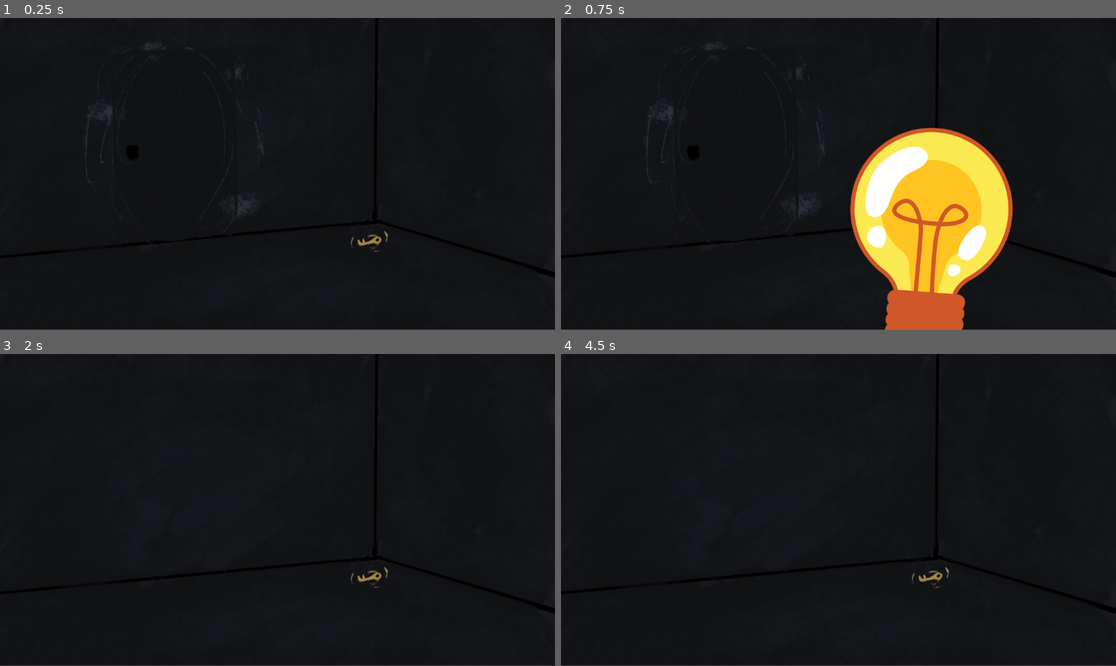
Above: before the commit, frames 1-4 (two rows, left to right).
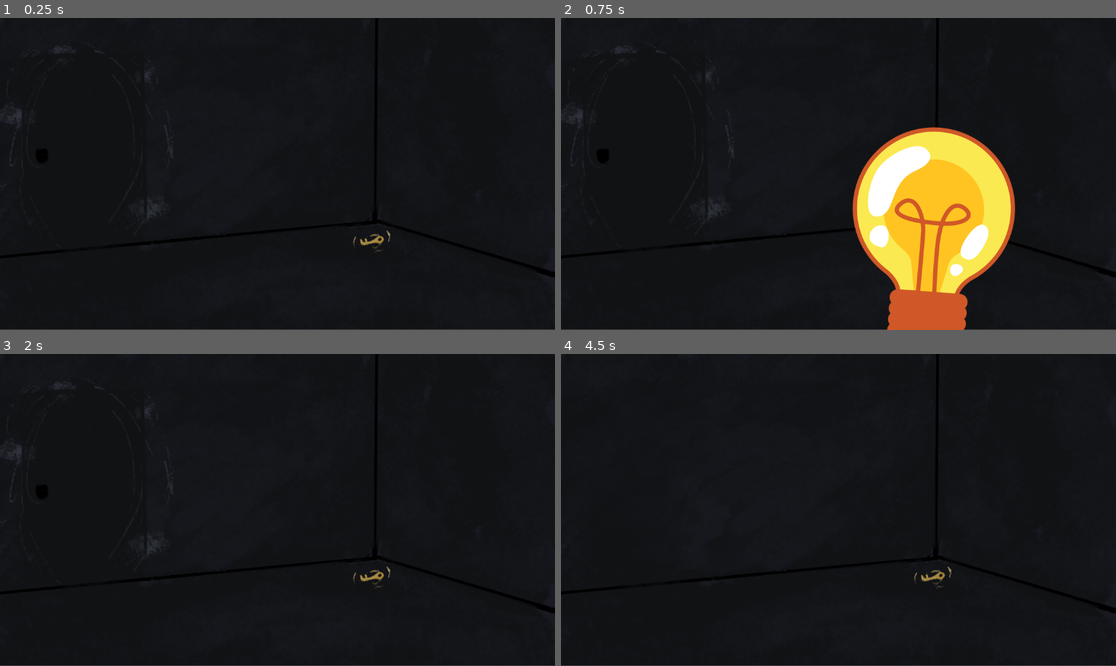
Above: after the commit, the same moments.

Repository: Harmornic/Projectgame-2D
Game: Godot game, scene res://firstroom.tscn
Two runs of this game, one before a commit and one after it. Both use one fixed random seed, a clock stepped at 60 frames per second and the inputs below.
Inputs (mouse positions are in pixels of both pictures, inside the frame that each line leads up to):
- Up to frame 1 (0.25 s): no input
- Up to frame 2 (0.75 s): tap Enter at 0.5 s; move the mouse to (932, 239) at 0.52 s
- Up to frame 3 (2 s): tap Space at 1.25 s; move the mouse to (177, 481) at 1.27 s
- Up to frame 4 (4.5 s): tap Enter at 2, 3.5 s; move the mouse to (894, 441) at 2.02 s; tap Space at 2.75, 4.25 s; move the mouse to (810, 572) at 2.77 s; move the mouse to (1005, 556) at 3.52 s; move the mouse to (672, 463) at 4.27 s

The runs differ from the first frame. In frame 1, 0.5% of the frame differs, in the area x 0-71%, y 8-76%; in frame 2, 3.2%, in the area x 0-82%, y 8-100%; in frame 3, 0.3%; in frame 4, 0.1%.

Commit message:
anva test

Diff:
--- a/firstroom.tscn
+++ b/firstroom.tscn
@@ -13,9 +13,9 @@
 texture = ExtResource("1_kmq28")
 
 [node name="Key" parent="." instance=ExtResource("3_qklje")]
-position = Vector2(769, 463)
+position = Vector2(774, 462)
 
 [node name="Door1" parent="." instance=ExtResource("3_kmq28")]
-position = Vector2(369, 279)
+position = Vector2(181, 286)
 scale = Vector2(0.908184, 0.84)
 hover_tex = ExtResource("4_qklje")
